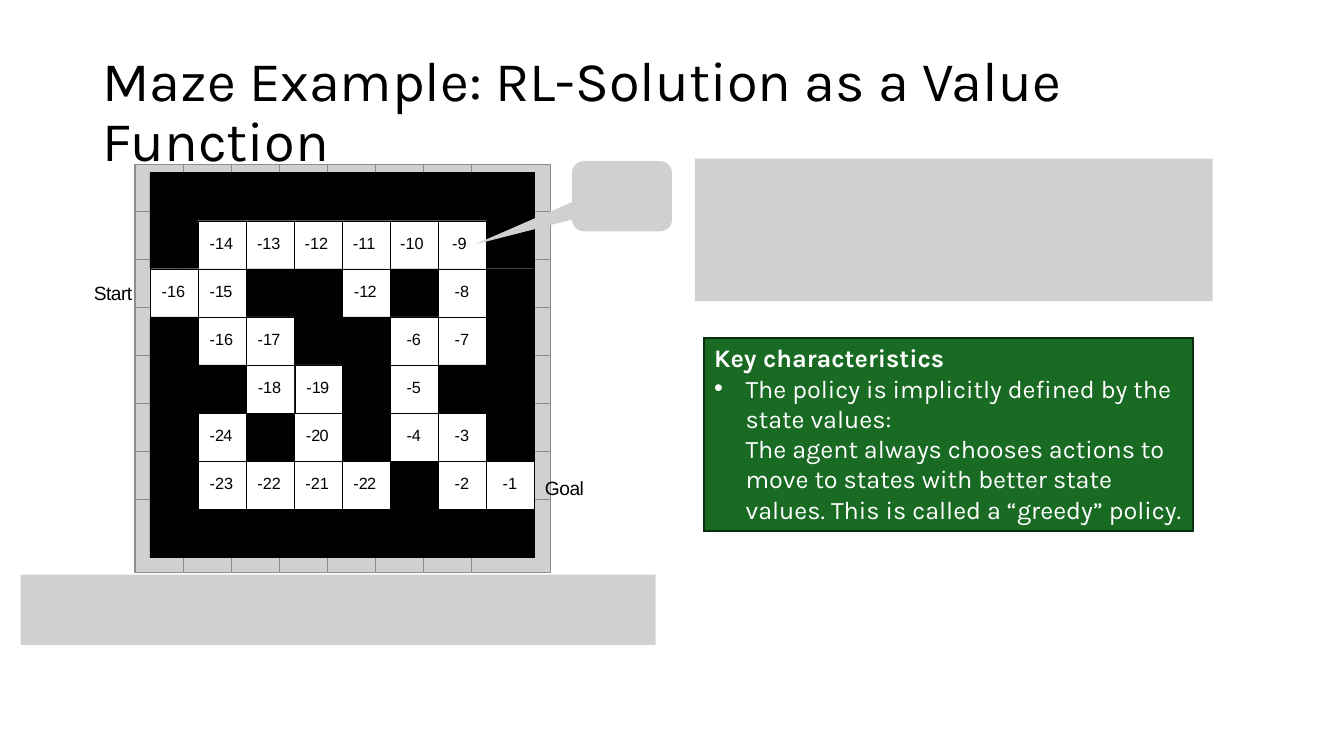
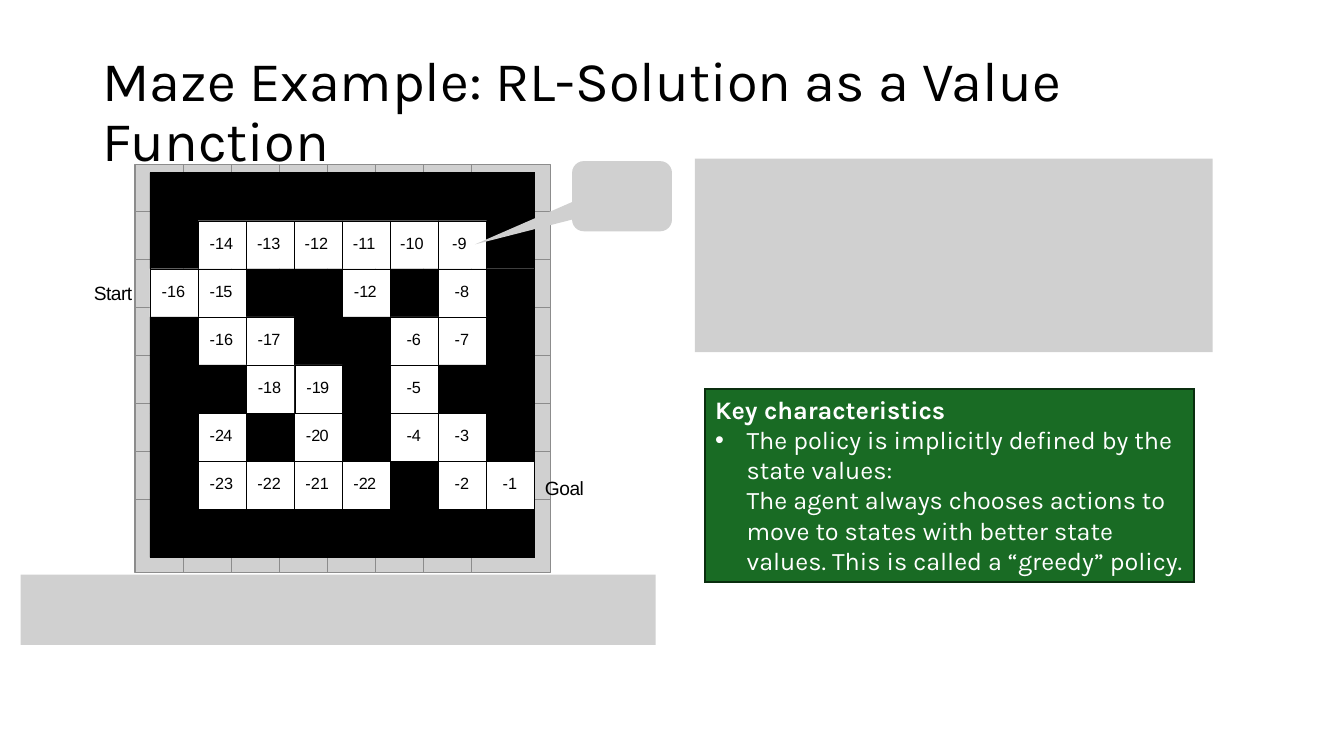
Before and after one commit to mhahsler/Introduction_to_Reinforcement_Learning, a slide deck: slide 28 of slides/Lecture_Chapter01.pptx (slide 31 before the commit). Drawn at 1344x756 pixels with LibreOffice and Linux fonts; fonts in the diff are those of the drawing; grey boxes stand for pictures. Boxes give left, top, right and bottom in pixels: in the first picture for what was removed or moved away, otherwise in the second. Text is boxed around its words. In the diff, an @@ line names an element or a change of style, - is before the commit and + after.

```diff
--- a/slides/Lecture_Chapter01.pptx
+++ b/slides/Lecture_Chapter01.pptx
@@ picture resized from (x1=695, y1=158, x2=1213, y2=300) to (x1=695, y1=158, x2=1213, y2=352) @@
@@ rectangle "Key characteristics" moved from (x1=705, y1=338, x2=1194, y2=531) to (x1=706, y1=389, x2=1195, y2=583) @@
```
Also in this commit, not shown: 14 other slides changed, 8 slides added, 4 slides removed, 21 other files.
